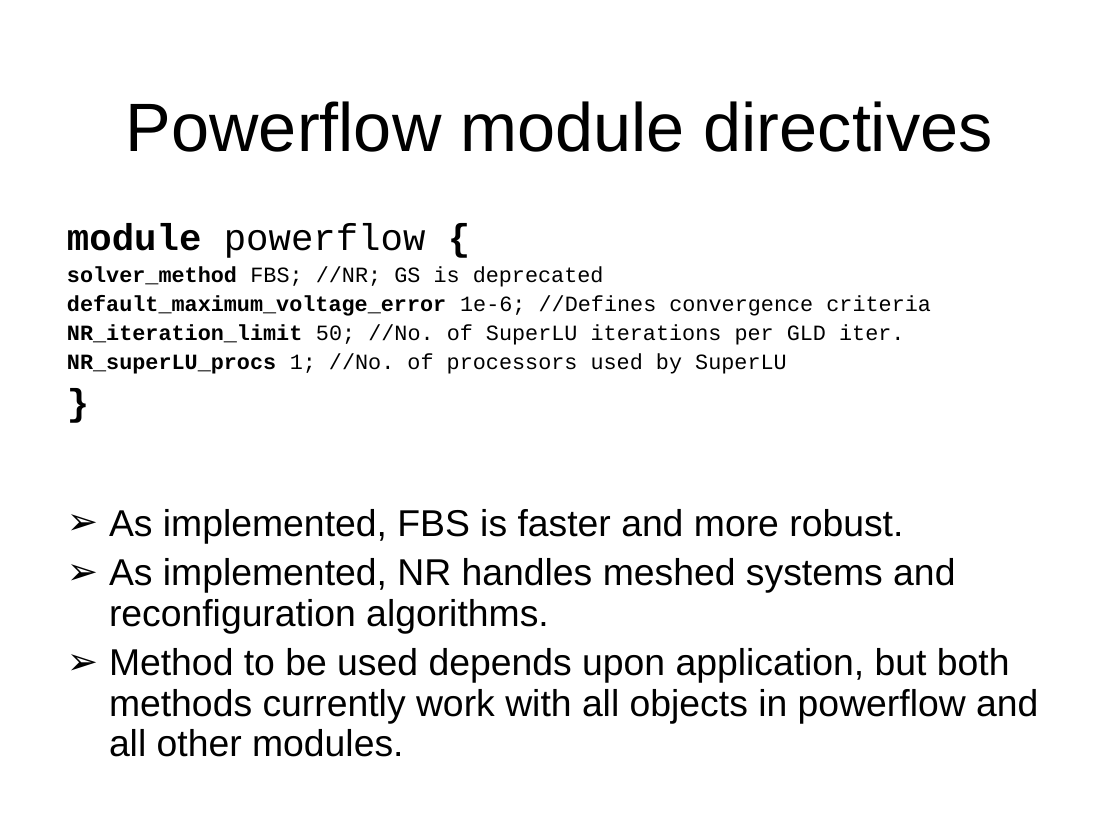
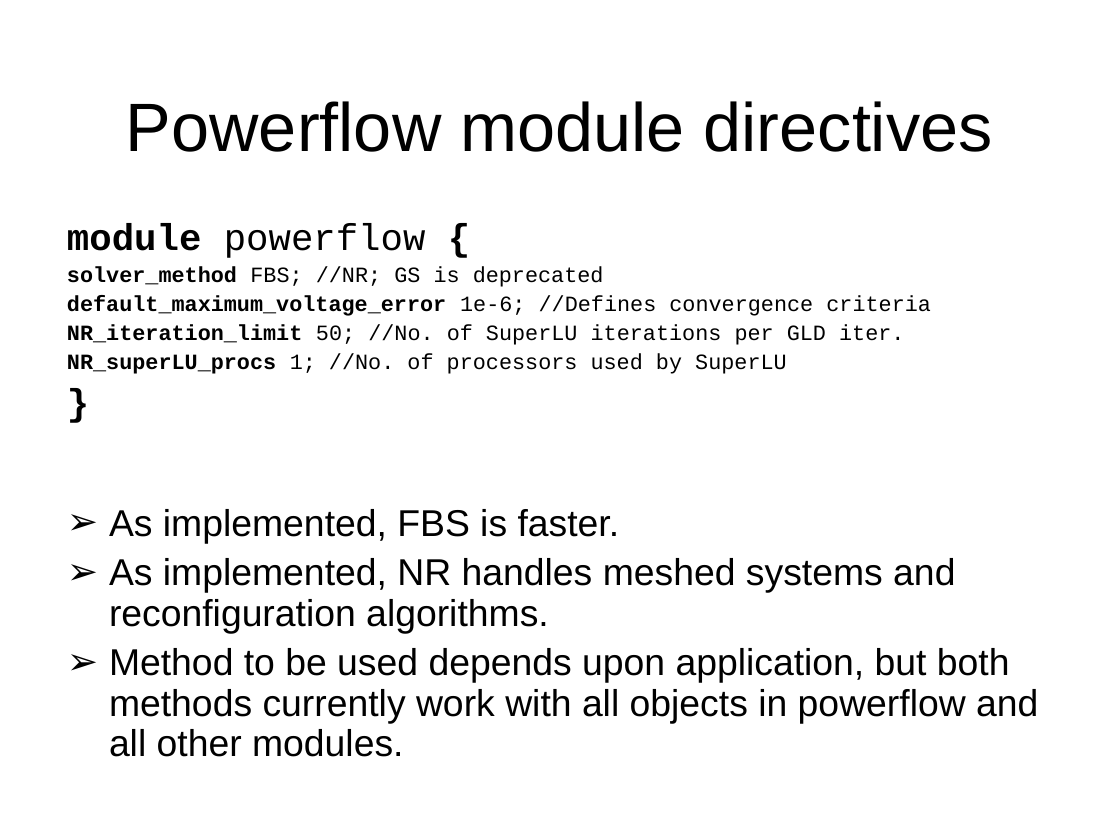
Before and after one commit to gridlab-d/course, a slide deck: slide 29 of FourDayCourse/4.1 - Powerflow Module.ppt (slide 18 before the commit). Drawn at 1120x840 pixels with LibreOffice and Linux fonts; fonts in the diff are those of the drawing; background and template pictures are left out. Boxes give left, top, right and bottom in pixels: in the first picture for what was removed or moved away, otherwise in the second. Text is boxed around its words. In the diff, an @@ line names an element or a change of style, - is before the commit and + after.

Commit message:
Update to powerflow.

```diff
--- a/FourDayCourse/4.1 - Powerflow Module.ppt
+++ b/FourDayCourse/4.1 - Powerflow Module.ppt
@@ text at (109, 509, 620, 543): text changed @@
-➢ As implemented, FBS is faster and more robust.
+➢ As implemented, FBS is faster.
```
Also in this commit, not shown: 9 other slides changed, 29 slides added, 4 slides removed.
